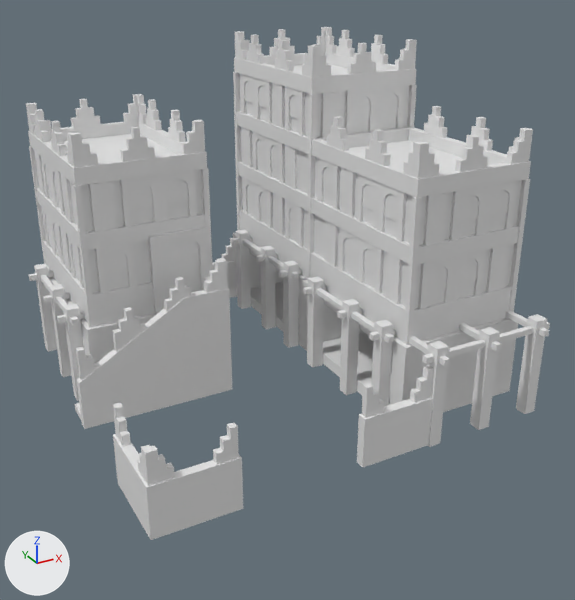
Before and after pictures for a commit that changed the COLLADA model art/meshes/structural/himyar/arsenal.dae.
The view is the same before and after, from a camera (50 mm lens) standing at (-23.8, -45.3, 25.7) and looking at (-1.8, -5.3, 5.7). Lighting does not change. The marker at lower left points along +X, +Y and +Z. The first picture is the older version. Where no turn or scale is listed for an object, it has been applied to the vertices.

The scene before the commit, as lines of its bpy script (objects in view):
```python
me_esfera_33585 = bpy.data.meshes.new('Esfera.33585')
me_esfera_33585.from_pydata(...)  # 4500 vertices, 5833 faces; spans x -15.0..10.4, y -16.2..9.5, z -0.1..20.3
me_esfera_33585.materials.append(mat_texturas_himyar)  # its picture is missing
# before: 1109 (-14.9, -15.7, 0.0) at pixel (150, 540), 1110 (-14.9, -10.6, 0.0) at pixel (117, 483), 1111 (-14.3, -15.2, 0.0), 1112 (-14.3, -10.6, 0.0), 1113 (-10.0, -15.7, 0.0) at pixel (243, 508)
# before: 1114 (-10.0, -15.2, 0.0)
ob_arsenal = bpy.data.objects.new('arsenal', me_esfera_33585)
ob_arsenal.location = (0.0, 0.0, 0.0)
```
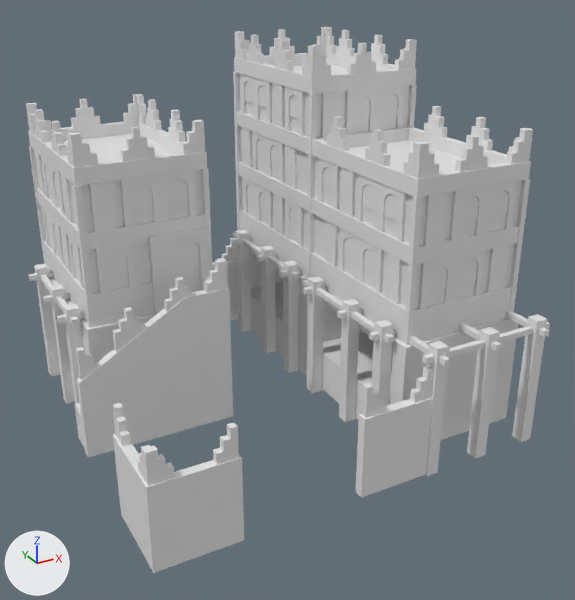
The newer file is also turned or shifted as a whole; pictures and numbers use the older file's frame.

What changed in the scene script:
```text
Change me_esfera_33585:
    used by ob_arsenal; location = (0.0, 0.0, 0.0)
    remove me_esfera_33585.from_pydata(...)  # 4500 vertices, 5833 faces; spans x -15.0..10.4, y -16.2..9.5, z -0.1..20.3
    add me_esfera_33585.from_pydata(...)  # 4500 vertices, 5825 faces; spans x -15.0..10.4, y -16.2..9.5, z -2.1..20.3
    me_esfera_33585 part 1: all 78 vertices in x -2.8..10.4, y -15.7..9.5, z -0.1..0.0 are moved by (0.0, 0.0, -2.0)
    me_esfera_33585 part 2: all 62 vertices in x -15.0..-4.3, y -4.6..9.5, z -0.1..0.0 are moved by (0.0, 0.0, -2.0)
    me_esfera_33585 part 3
    add for i in [*range(1109, 1115)]: me_esfera_33585.vertices[i].co += Vector((0.0, 0.0, -2.0))
```

Location of each change, [x1, y1, x2, y2] in pixels of the pictures (575 x 600 px; the box of a moved part takes in the faces that stretch with it):
'arsenal', reshaped (6% taller)
    before: [26, 27, 550, 540]
    after: [26, 27, 550, 573]
part 1 of me_esfera_33585, moved or reshaped
    before: [227, 232, 547, 467]
    after: [227, 232, 547, 498]
part 2 of me_esfera_33585, moved or reshaped
    before: [34, 266, 237, 429]
    after: [34, 266, 238, 458]
part 3 of me_esfera_33585, moved or reshaped
    before: [115, 453, 243, 540]
    after: [115, 453, 244, 573]
